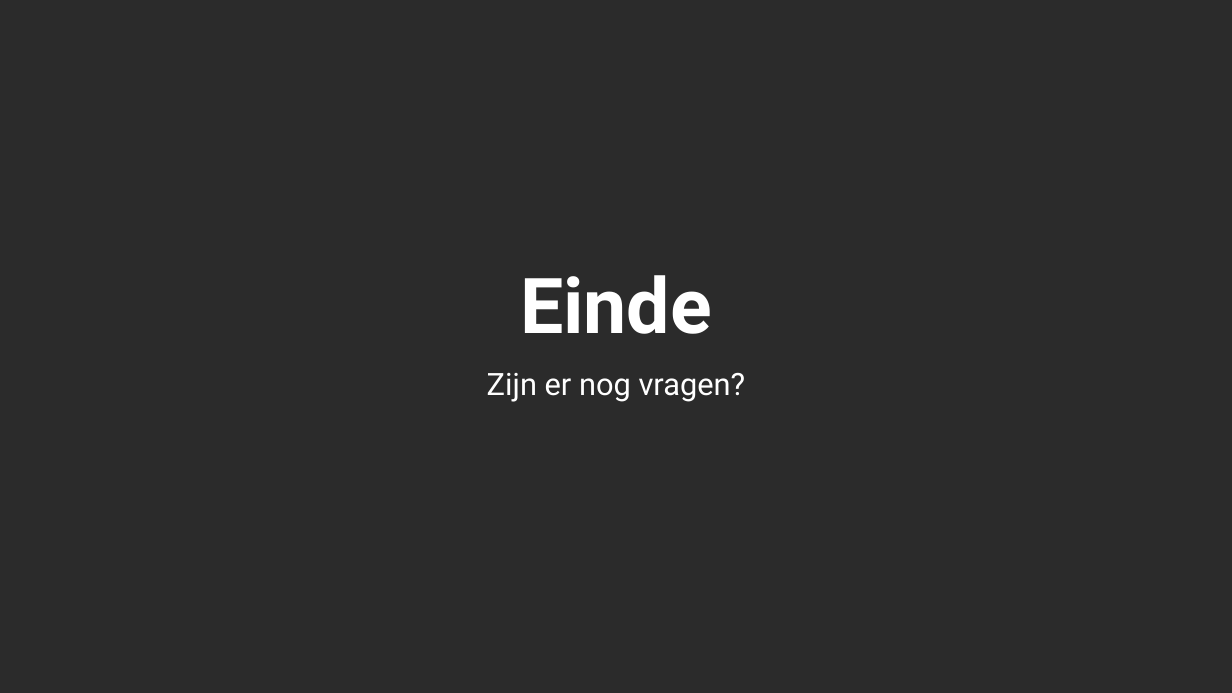
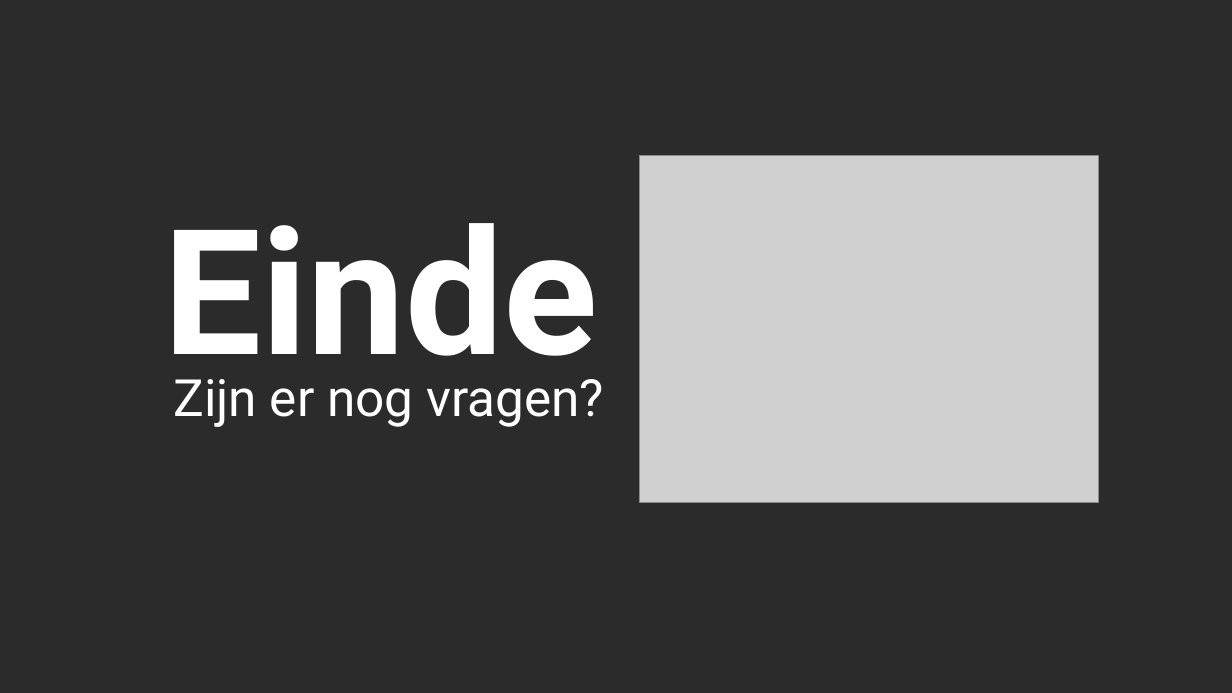
Before and after one commit to vervoortkobe/SoftwareTrends-Presentatie-Go-3ITSOF1, a slide deck: slide 17 of Golang.pptx. Drawn at 1232x693 pixels with LibreOffice and Linux fonts; fonts in the diff are those of the drawing; grey boxes stand for pictures; background and template pictures are left out; a plain dark background stands for a picture behind light text. Boxes give left, top, right and bottom in pixels: in the first picture for what was removed or moved away, otherwise in the second. Text is boxed around its words. In the diff, an @@ line names an element or a change of style, - is before the commit and + after.

```diff
--- a/Golang.pptx
+++ b/Golang.pptx
@@ title "Einde": place and size @@
-title "Einde" at [520,275,712,334]
+title "Einde" at [163,223,598,395]
@@ title "Einde" at [163,223,598,395]: size 60 to 136 pt; alignment centre to left @@
@@ picture added at [640,156,1098,503] @@
@@ subtitle "Zijn er nog vragen?": place and size @@
-subtitle "Zijn er nog vragen?" at [487,373,746,402]
+subtitle "Zijn er nog vragen?" at [173,379,604,427]
@@ subtitle "Zijn er nog vragen?" at [173,379,604,427]: size 24 to 40 pt; alignment centre to left @@
```
Also in this commit, not shown: 8 other slides changed, 18 other files.
